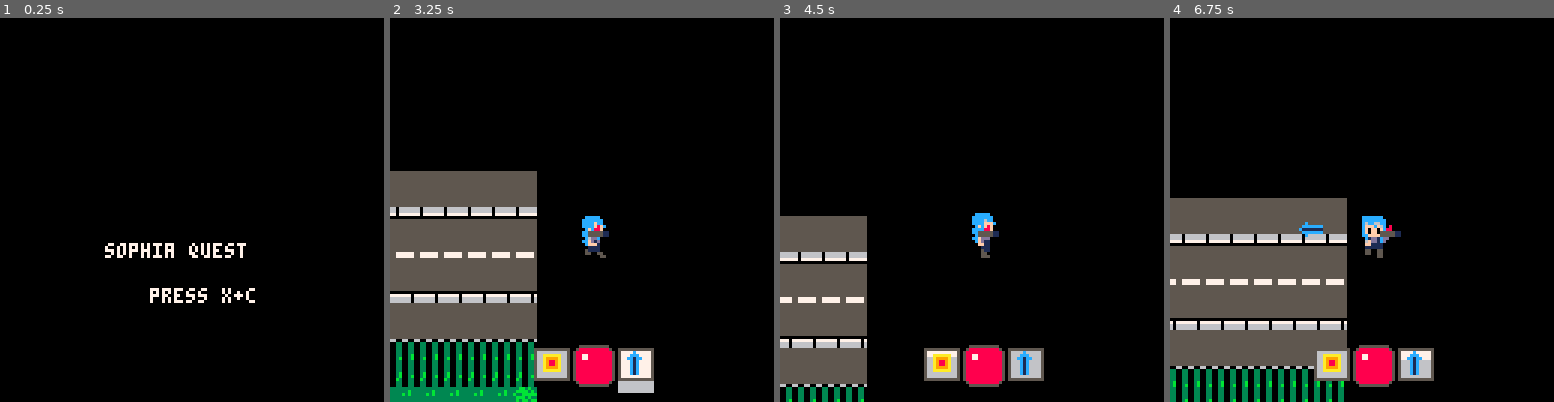
Above: before the commit, frames 1-4 (left to right).
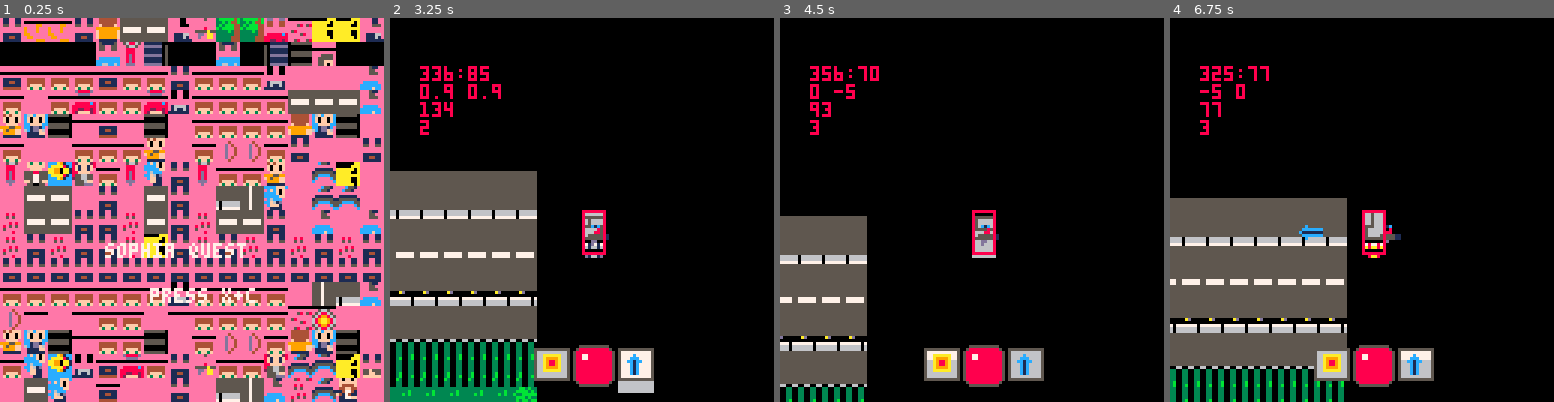
Above: after the commit, the same moments.

Repository: JasonHaenlin/pico-8-sophiaquest
Game: PICO-8 cartridge sophiaquest.p8
The game is run twice, just before and just after one commit, with the same random seed, the same clock (stepped at 60 frames per second) and the same inputs.
Inputs:
- Up to frame 1 (0.25 s): no input
- Up to frame 2 (3.25 s): tap O (Z key) at 0.33, 0.7, 1.43, 2.22, 3.1 s; tap X (X key) at 1.07, 2.07, 2.4, 2.73, 3.07 s; hold Left 1.97-2.37 s; hold Down 2.42-2.82 s; hold Right from 2.87 s (still down)
- Up to frame 3 (4.5 s): tap X (X key) every 0.33 s from 3.4 to 4.4 s; release Right at 3.53 s; hold Up 3.58-4.08 s; tap O (Z key) at 3.98 s; hold Right from 4.13 s (still down)
- Up to frame 4 (6.75 s): release Right at 4.53 s; hold Down 4.58-5.08 s; tap X (X key) every 0.33 s from 4.73 to 6.73 s; tap O (Z key) at 4.87, 5.75, 6.63 s; hold Left 5.13-5.8 s; hold Up 5.85-6.18 s; hold Left 6.23-6.63 s; hold Down from 6.68 s (still down)

The runs differ from the first frame. In frame 1, 89% of the frame differs, in the area x 0-100%, y 0-100%; in frame 2, 3.3%; in frame 3, 2.5%; in frame 4, 3.7%.

Commit message:
refactor the make_actor

Diff:
--- a/sophiaquest.p8
+++ b/sophiaquest.p8
@@ -15,20 +15,19 @@
 l_player, l_ennemy, l_boss = 50, 10, 150
 walk, stay = "walk", "stay"
 
-debug_enabled = false
+debug_enabled = true
 
 -- init
 function _init()
- palt()
- palt(pink,true)
  debug_init()
 
  g_actors = {}
+ g_dfx = {}
  g_particles = {}
  g_explosions = {}
  g_thunders = {}
  g_showers = {}
- g_items = {}
+ g_weapons = {}
 
  g_open_inv=false
  g_selected_item=1
@@ -47,73 +46,106 @@
  }
 end
 
--- make
-
-function make_actor(x, y, s, tag, health, controls, draw, direction)
- local actor = {
-  tag = tag,
-  d = direction or up,
-  bx = x,
-  by = y,
+function newentitie(x, y, sprite, tag, health, direction, mvn)
+ return {
   x = x,
   y = y,
-  s = s,
-  dx = 0,
-  dy = 0,
+  s = sprite,
+  tag = tag,
   health = health,
-  controls = controls,
-  draw = draw,
-  box = {x1 = 0, y1 = 0, x2 = 7, y2 = 7}
- }
+  direction = direction or up,
+  mvn = mvn or {}
+ }
+end
+
+-- make
+
+function make_actor(cmpnttable)
+ local actor = {
+  tag = cmpnttable.entitie.tag,
+  d = cmpnttable.entitie.direction or none,
+  bx = cmpnttable.entitie.x,
+  by = cmpnttable.entitie.y,
+  x = cmpnttable.entitie.x,
+  y = cmpnttable.entitie.y,
+  s = cmpnttable.entitie.s,
+  health = cmpnttable.entitie.health,
+  control = cmpnttable.control,
+  draw = cmpnttable.draw,
+  weapon = cmpnttable.weapon or nil,
+  box = cmpnttable.box,
+  dx = cmpnttable.entitie.mvn.dx or 0,
+  dy = cmpnttable.entitie.mvn.dy or 0,
+  cd = 0,
+  cdfx = 0
+ }
+ log(2,actor.dx.." "..actor.dy)
+ log(3,actor.s)
  add(g_actors, actor)
+ log(4,#g_actors)
  return actor
 end
 
 function make_weapons()
  -- name, spr, sfx, animh, animv, cd, dmg, type, speed, hb, ox, oy, dfx, cdfx
- make_item("sword",    105, 4, 73,  89,  15, 7,  melee,  1,  8, 5, -4)
- make_item("firewand", 106, 1, 74,  90,  8,  8,  ranged, 3,  3, 5, -4)
- make_item("gun",      107, 5, 75,  91,  3,  3,  ranged, 10, 1, 5, -5)
- make_item("bow",      108, 3, 76,  92,  6,  5,  ranged, 6,  3, 5,-5)
- make_item("secret",   109, 6, 77,  93,  4,  5,  ranged, 5,  1, 5, -5, dfx_shower, 50)
- make_item("tatata",   110, 7, 78,  94,  2,  2,  ranged, 10, 1, 5, -5)
- make_item("boom",     111, 7, 79,  95,  18, 10, melee,  1,  8, 5, -4)
- make_item("elec",     160, 8, 128, 144, 20, 15, melee,  1,  8, 5, -5, dfx_thunder, 50)
+ make_weapon("sword",    105, 4, 73,  89,  15, 7,  melee,  1,  8, 5, -4)
+ make_weapon("firewand", 106, 1, 74,  90,  8,  8,  ranged, 3,  3, 5, -4)
+ make_weapon("gun",      107, 5, 75,  91,  3,  3,  ranged, 10, 1, 5, -5)
+ make_weapon("bow",      108, 3, 76,  92,  6,  5,  ranged, 6,  3, 5,-5)
+ make_weapon("secret",   109, 6, 77,  93,  4,  5,  ranged, 5,  1, 5, -5, dfx_shower, 50)
+ make_weapon("tatata",   110, 7, 78,  94,  2,  2,  ranged, 10, 1, 5, -5)
+ make_weapon("boom",     111, 7, 79,  95,  18, 10, melee,  1,  8, 5, -4)
+ make_weapon("elec",     160, 8, 128, 144, 20, 15, melee,  1,  8, 5, -5, dfx_thunder, 50)
 end
 
 function make_player(s)
- g_p = make_actor(333, 85, 129, player, l_player, controls_player, draw_characters, up)
- g_p.weapon = g_items[5]
+ g_p = make_actor({
+  -- new player char
+  entitie = newentitie(333, 85, s, player, l_player),
+  -- add a action controller
+  control = controls_player,
+  -- add a draw controller
+  draw = draw_characters,
+  -- set the hitbox
+  box = {x1 = 0, y1 = 0, x2 = 7, y2 = 14},
+  -- add weapon
+  weapon = g_weapons[5]
+ })
+ -- add animations
  g_p.anim = stay
- g_p.walk = make_anim(walk, create_direction_frames(s+33, s+1, s+33, s+1, s+34, true, s+32, true), 1/10)
- g_p.stay = make_anim(stay, create_direction_frames(s+1, s+1, s+1, s+1, s+2, false, s, false), 1/10)
- g_p.cd = 0
- g_p.cdfx = 0
- g_p.box = {x1 = 0, y1 = 1, x2 = 7, y2 = 14}
-end
-
-function make_anim(name, frames, spd)
+ g_p.walk = make_anim(make_walk_anim(s))
+ g_p.stay = make_anim(make_stay_anim(s))
+end
+
+function make_walk_anim(s)
+ return {
+  name = walk,
+  frames = create_direction_frames(s+33, s+1, s+33, s+1, s+34, true, s+32, true),
+  speed = 1/10
+ }
+end
+
+function make_stay_anim(s)
+ return {
+  name = stay,
+  frames = create_direction_frames(s+1, s+1, s+1, s+1, s+2, false, s, false),
+  speed = 1/10
+ }
+end
+
+function make_anim(anim)
  return {
   time = 0,
-  anim = name,
-  spd = spd,
-  f = frames
+  anim = anim.name,
+  spd = anim.speed,
+  f = anim.frames
  }
 end
 
 function make_game()
  make_weapons()
  make_player(128)
- make_map_items()
- -- make_ennemies(nb_of_ennemis, {131,134,137})
-end
-
-function make_map_items()
- for o in all(map_items) do
-  for p in all(o.pos) do
-   mset(g_p.x, g_p.y, o.spr)
-  end
- end
+ make_ennemies(nb_of_ennemis, {134})
 end
 
 function make_ennemies(nb, aspr)
@@ -121,15 +153,22 @@
  for s in all(aspr) do
   for i=1, nb/#aspr do
    local a = g_good_spot(248, 248)
-   local e = make_actor(a.x, a.y, s, ennemy, l_ennemy, controls_ennemies, draw_characters, up)
-   e.weapon = g_items[4]
-   e.cd = 50
+   e = make_actor({
+    -- new player char
+    entitie = newentitie(a.x, a.y, s, ennemy, l_ennemy, up, {dx = 0.9, dy = 0.9}),
+    -- add a action controller
+    control = controls_ennemies,
+    -- add a draw controller
+    draw = draw_characters,
+    -- set the hitbox
+    box = {x1 = 0, y1 = 0, x2 = 7, y2 = 14},
+    -- add weapon
+    weapon = g_weapons[2]
+   })
+   -- add animations
    e.anim = stay
-   e.walk = make_anim(walk, create_direction_frames(s+33, s+1, s+33, s+1, s+34, true, s+32, true), 1/10)
-   e.stay = make_anim(stay, create_direction_frames(s+1, s+1, s+1, s+1, s+2, false, s, false), 1/10)
-   e.dx = 0.9
-   e.dy = 0.9
-   e.box = {x1 = 0, y1 = 1, x2 = 7, y2 = 14}
+   e.walk = make_anim(make_walk_anim(s))
+   e.stay = make_anim(make_stay_anim(s))
    g_ennemies_left += 1
   end
  end
@@ -152,7 +191,7 @@
  end
 end
 
-function make_item(name, spr, sfx, animh, animv, cd, dmg, type, speed, hb, ox, oy, dfx, cdfx)
+function make_weapon(name, spr, sfx, animh, animv, cd, dmg, type, speed, hb, ox, oy, dfx)
  local item = {
   name = name,
   spr = spr,
@@ -166,11 +205,24 @@
   ox = ox,
   oy = oy,
   sfx = sfx,
+  -- dfx = dfx,
   dfx = dfx or function (x, y, p, h) end,
   cdfx = cdfx or 20
  }
- add(g_items, item)
+ add(g_weapons, item)
  return item
+end
+
+function make_dfx(x,y,amplitude,height,pattern,draw)
+ local dfx = {
+  x = x,
+  y = y,
+  a = amplitude,
+  h = height,
+  pattern = pattern,
+  draw = draw
+ }
+ add(g_dfx, dfx)
 end
 
 -- draw effect
@@ -253,11 +305,11 @@
  if (btnp(up) and g_selected_item > 1) then
   g_selected_item -= 1
  end
- if (btnp(down) and g_selected_item < #g_items) then
+ if (btnp(down) and g_selected_item < #g_weapons) then
   g_selected_item += 1
  end
  if (btnp(fire1)) then
-  g_p.weapon = g_items[g_selected_item]
+  g_p.weapon = g_weapons[g_selected_item]
   g_open_inv = false
   g_p.cd = 10
  end
@@ -422,19 +474,6 @@
   a.y += y
   end -- check outer obstacles
  end -- check inner obstacles
-
- if(a.tag == player) then
-  if(fget(sp1, f_heal) and a.health < l_player) then
-   pick_item(x1, y1)
-   a.health += 10
-   if (a.health > l_player) a.healh = l_player
-  end
-  if(fget(sp3, f_heal) and a.health < l_player) then
-   pick_item(x3, y3)
-   a.health += 10
-   if (a.health > l_player) a.healh = l_player
-  end
- end
 end
 
 -- action
@@ -464,10 +503,6 @@
  end -- fire 2 button triggered
 end
 
-function pick_item(x, y)
- sfx(2)
- mset(x, y, 32)
-end
 
 function wait_inventory_close()
  if (btnp(fire2)) then
@@ -528,30 +563,88 @@
  local center = a.weapon.hb / 2
  local b = {}
  if(d == left) then
-  b = make_actor(a.x-6, a.y+4, a.weapon.animh, bullet, immortal_object, controls_bullets, draw_bullets, left)
-  b.box = {x1 = 0, y1 = 4-center, x2 = 5, y2 = 4+center}
-  b.dx = -speed
+  fire({
+   -- new bullet
+   x = a.x-6,
+   y = a.y+4,
+   s = a.weapon.animh,
+   dmg = a.weapon.dmg,
+   type = a.weapon.type,
+   -- add hitbox
+   box = {x1 = 0, y1 = 4-center, x2 = 5, y2 = 4 + center},
+   -- set the speed
+   mvn = {dx = -speed, dy = 0},
+   -- set the direction
+   direction = left
+  })
  end
  if(d == right) then
-  b = make_actor(a.x+6, a.y+4, a.weapon.animh, bullet, immortal_object, controls_bullets, draw_bullets, right)
-  b.box = {x1 = 3, y1 = 4-center, x2 = 8, y2 = 4+center}
-  b.dx = speed
+  fire({
+   -- new bullet
+   x = a.x+6,
+   y = a.y+4,
+   s = a.weapon.animh,
+   dmg = a.weapon.dmg,
+   type = a.weapon.type,
+   -- add hitbox
+   box = {x1 = 0, y1 = 4 - center, x2 = 5, y2 = 4 + center},
+   -- set the speed
+   mvn = {dx = speed, dy = 0},
+   -- set the direction
+   direction = right
+  })
  end
  if(d == up) then
-  b = make_actor(a.x, a.y-8, a.weapon.animv, bullet, immortal_object, controls_bullets, draw_bullets, up)
-  b.box = {x1 = 4-center, y1 = 0, x2 = 4+center, y2 = 5}
-  b.dy = -speed
+  fire({
+   -- new bullet
+   x = a.x,
+   y = a.y-8,
+   s = a.weapon.animv,
+   dmg = a.weapon.dmg,
+   type = a.weapon.type,
+   -- add hitbox
+   box = {x1 = 4 - center, y1 = 0, x2 = 4 + center, y2 = 5},
+   -- set the speed
+   mvn = {dx = 0, dy = -speed},
+   -- set the direction
+   direction = up
+  })
  end
  if(d == down) then
-  b = make_actor(a.x, a.y+18, a.weapon.animv, bullet, immortal_object, controls_bullets, draw_bullets, down)
-  b.box = {x1 = 4-center, y1 = 3, x2 = 4+center, y2 = 8}
-  b.dy = speed
- end
- b.dmg = a.weapon.dmg
+  fire({
+   -- new bullet
+   x = a.x,
+   y = a.y+18,
+   s = a.weapon.animv,
+   dmg = a.weapon.dmg,
+   type = a.weapon.type,
+   -- add hitbox
+   box = {x1 = 4 - center, y1 = 3, x2 = 4 + center, y2 = 8},
+   -- set the speed
+   mvn = {dx = 0, dy = speed},
+   -- set the direction
+   direction = down
+  })
+ end
  if (d ~= none or a.tag == player) then
   sfx(a.weapon.sfx)
  end
- if (a.weapon.type == melee) then
+
+end
+
+function fire(en)
+ local b = make_actor({
+  -- new player char
+  entitie = newentitie(en.x, en.y, en.s, bullet, immortal_object, en.direction, en.mvn),
+  -- add a action controller
+  control = controls_bullets,
+  -- add a draw controller
+  draw = draw_bullets,
+  -- set the hitbox
+  box = en.box,
+ })
+ b.dmg = en.dmg
+ if (en.type == melee) then
   b.range = 5
  else
   b.range = 128
@@ -766,15 +859,20 @@
  end
 end
 
+function draw_dfxs()
+  for d in all(g_dfx) do
+   d:draw()
+  end
+end
+
 function draw_weapon(a,f)
  spr(a.weapon.spr, a.x + a.weapon.ox + f.ox, a.y - a.weapon.oy + f.oy, 1, 1, f.h, f.v)
 end
 
 function draw_hud()
- local bx = g_fp.x+60
- local by = g_fp.y+108
- draw_life(bx, by)
- draw_skills(bx, by)
+ draw_life(g_fp.x+60, g_fp.y+108)
+ draw_skills(g_fp.x+60, g_fp.y+108)
+ draw_inventory(g_fp.x+80, g_fp.y)
 end
 
 function draw_life(bx, by)
@@ -804,13 +902,21 @@
   line(x, y, x, y + 128, light_gray)
   local tx = x + 7
   local ty = y + 10
-  for i = 1 ,#g_items do
-   draw_item_shape(tx, ty, g_items[i].spr)
-   print(g_items[i].name, tx + 12, ty - 2, white)
+  for i = 1 ,#g_weapons do
+   draw_item_shape(tx, ty, g_weapons[i].spr)
+   print(g_weapons[i].name, tx + 12, ty - 2, white)
    if (g_selected_item == i) then
     spr(58, tx - 7, ty - 2)
    end
    ty += 12
+  end
+ end
+end
+
+function draw_items()
+ for i in all(g_map_items) do
+  for p in all(i.pos) do
+   spr(i.spr,p.x,p.y)
   end
  end
 end
@@ -835,14 +941,14 @@
 
  set_camera()
 
+ draw_items()
  draw_particles()
  draw_explosions()
  draw_thunders()
  draw_actors()
  draw_waterfalls()
  draw_hud()
- draw_inventory(g_fp.x+80, g_fp.y)
-
+ log(1,g_p.x..":"..g_p.y)
  if(debug_enabled) debug()
 end
 
@@ -869,7 +975,7 @@
 
 function controls_update()
  for a in all(g_actors) do
-  a:controls()
+  a:control()
  end
 end
 -- camera
@@ -904,7 +1010,7 @@
   g_actors = {}
   g_particles = {}
   g_explosions = {}
-  g_items = {}
+  g_weapons = {}
   make_game()
   reset_camera()
   _draw = draw_menu
@@ -937,16 +1043,26 @@
 
 -- map items positions
 
-map_items = {
+g_map_items = {
  {
   name = "heal_potion",
-   spr = 118,
-   pos = {
-   {x = 9, y = 4},
-   {x = 17, y = 16},
-   {x = 25, y = 14},
-   {x = 21, y = 7},
-   {x = 25, y = 10}
+  spr = 118,
+  pos = {
+   {x = 201, y = 113},
+   {x = 20, y = 18},
+   {x = 6, y = 27},
+   {x = 7, y = 27},
+   {x = 29, y = 2}
+  }
+ },
+ {
+  name = "safe",
+  spr = 113,
+  pos = {
+   {x = 11, y = 10},
+   {x = 12, y = 10  },
+   {x = 19, y = 31},
+   {x = 16, y = 31}
   }
  }
 }
Not shown, changed: 98 lines of the sprite sheet (__gfx__) section of sophiaquest.p8
